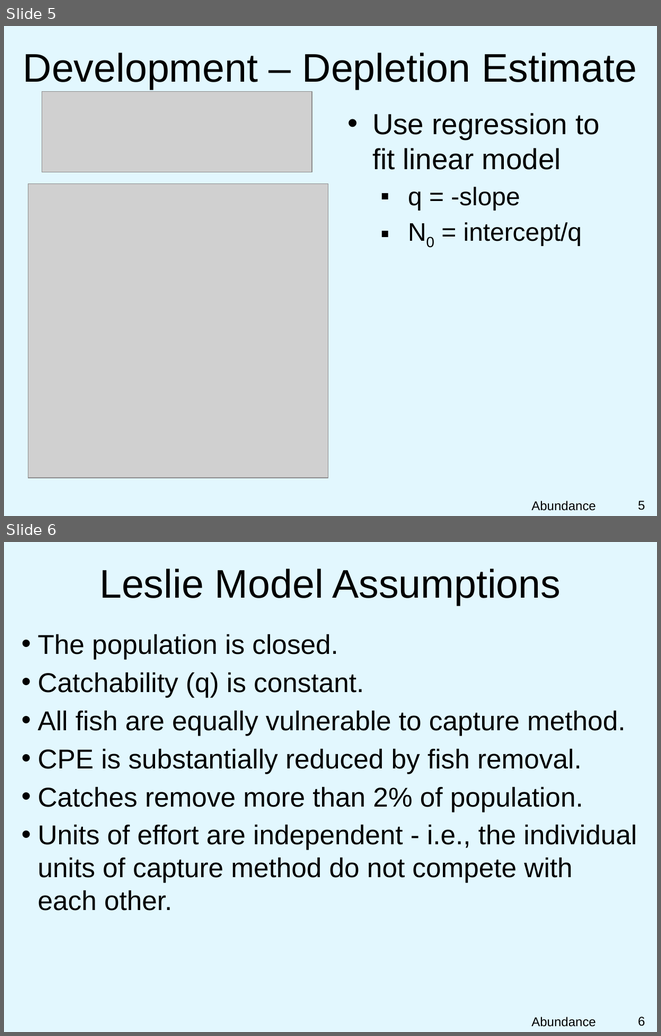
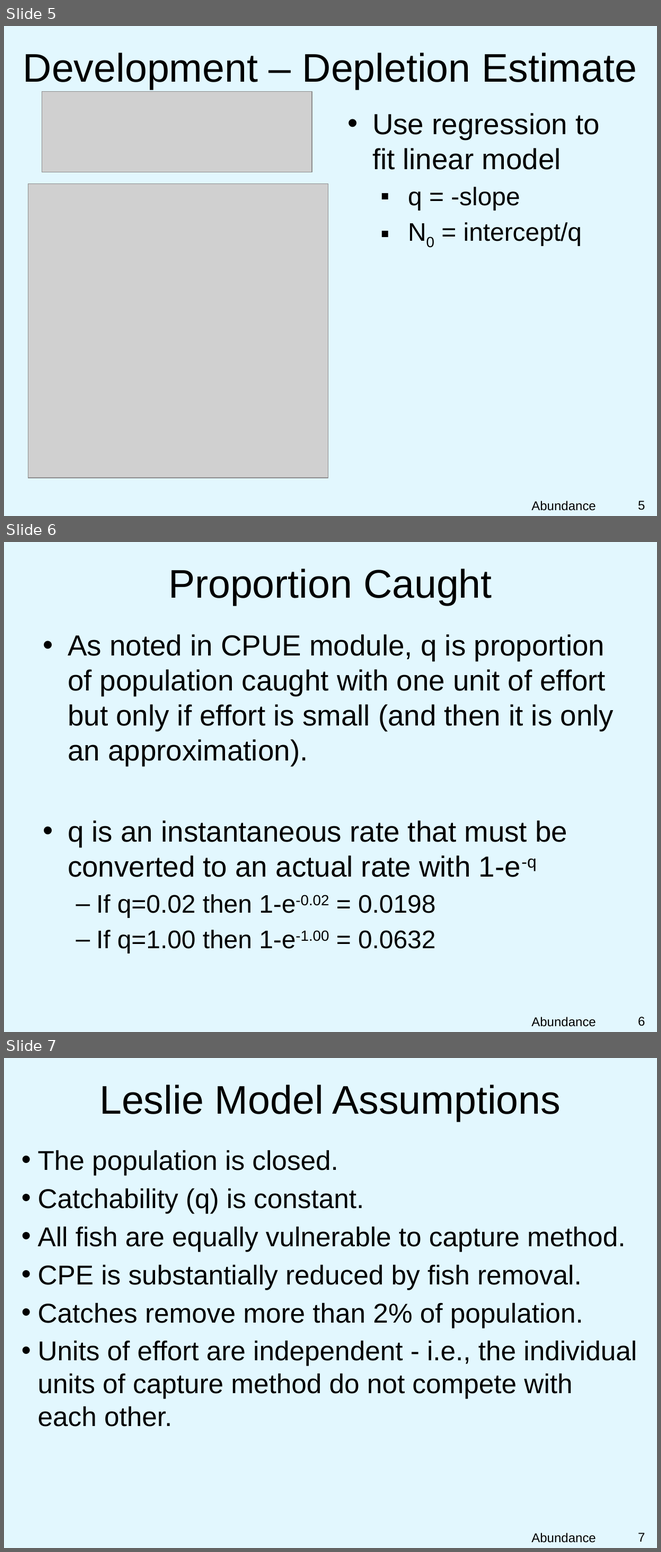
Before and after one commit to droglenc/NCNRS349, a slide deck: modules/PPT/Depletion.pptx. Shown one above the other, each under a label of ours: slides 5 and 6 before the commit, slides 5, 6 and 7 after it. The pictures are 661x1036 and 661x1552 pixels, drawn with LibreOffice and Linux fonts; fonts in the diff are those of the drawing; grey boxes stand for pictures; background and template pictures are left out. Boxes give left, top, right and bottom in pixels: in the first picture for what was removed or moved away, otherwise in the second. Text is boxed around its words. In the diff, an @@ line names an element or a change of style, - is before the commit and + after.

```diff
--- a/modules/PPT/Depletion.pptx
+++ b/modules/PPT/Depletion.pptx
@@ slide 6 added at [4, 542, 657, 1032], background picture (left out) @@
@@ title added at [168, 568, 492, 605], 44 pt, text #000000 @@
+Proportion Caught
@@ text added at [68, 634, 614, 953], 32 pt, text #000000 @@
+• As noted in CPUE module, q is proportion of population caught with one unit of effort but only if effort is small (and then it is only an approximation).
+• q is an instantaneous rate that must be converted to an actual rate with 1-e-q
+  – If q=0.02 then 1-e-0.02 = 0.0198
+  – If q=1.00 then 1-e-1.00 = 0.0632
@@ text added at [531, 1016, 595, 1026], 14 pt, text #000000 @@
+Abundance
@@ page number added at [638, 1016, 645, 1026], 14 pt, text #000000 @@
+6
@@ what was slide 6 is now slide 7 @@
@@ page number at [638, 1532, 645, 1541]: text changed @@
-6
+7
```
Also in this commit, not shown: 1 slide removed, 5 other files.
